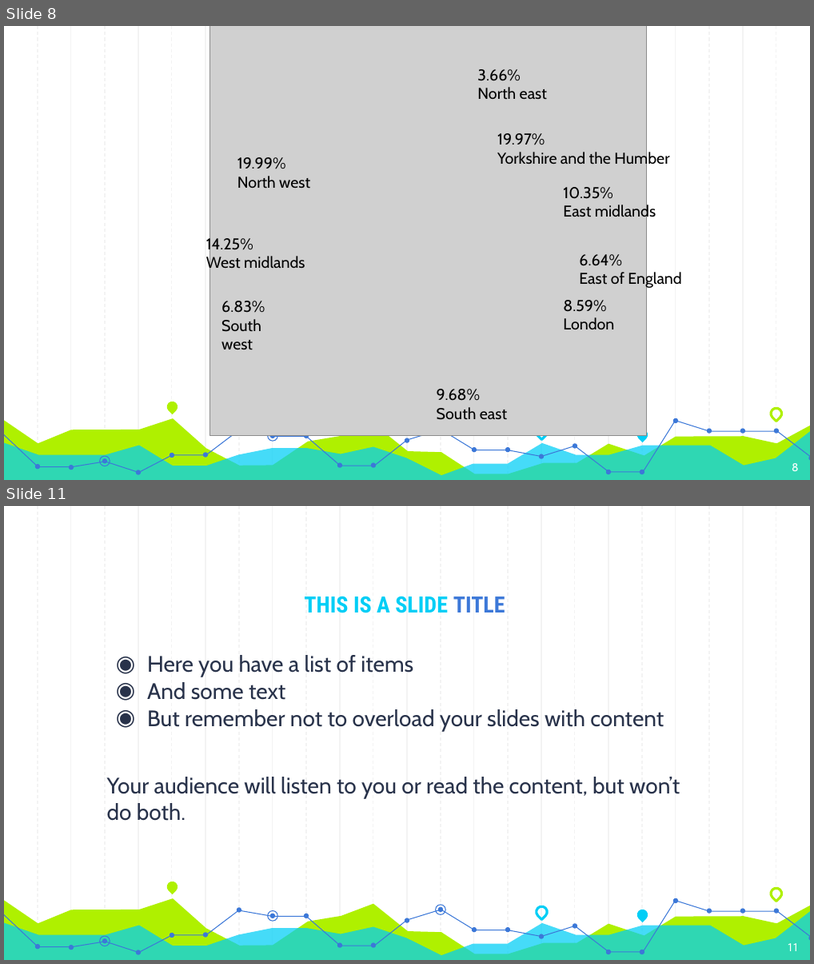
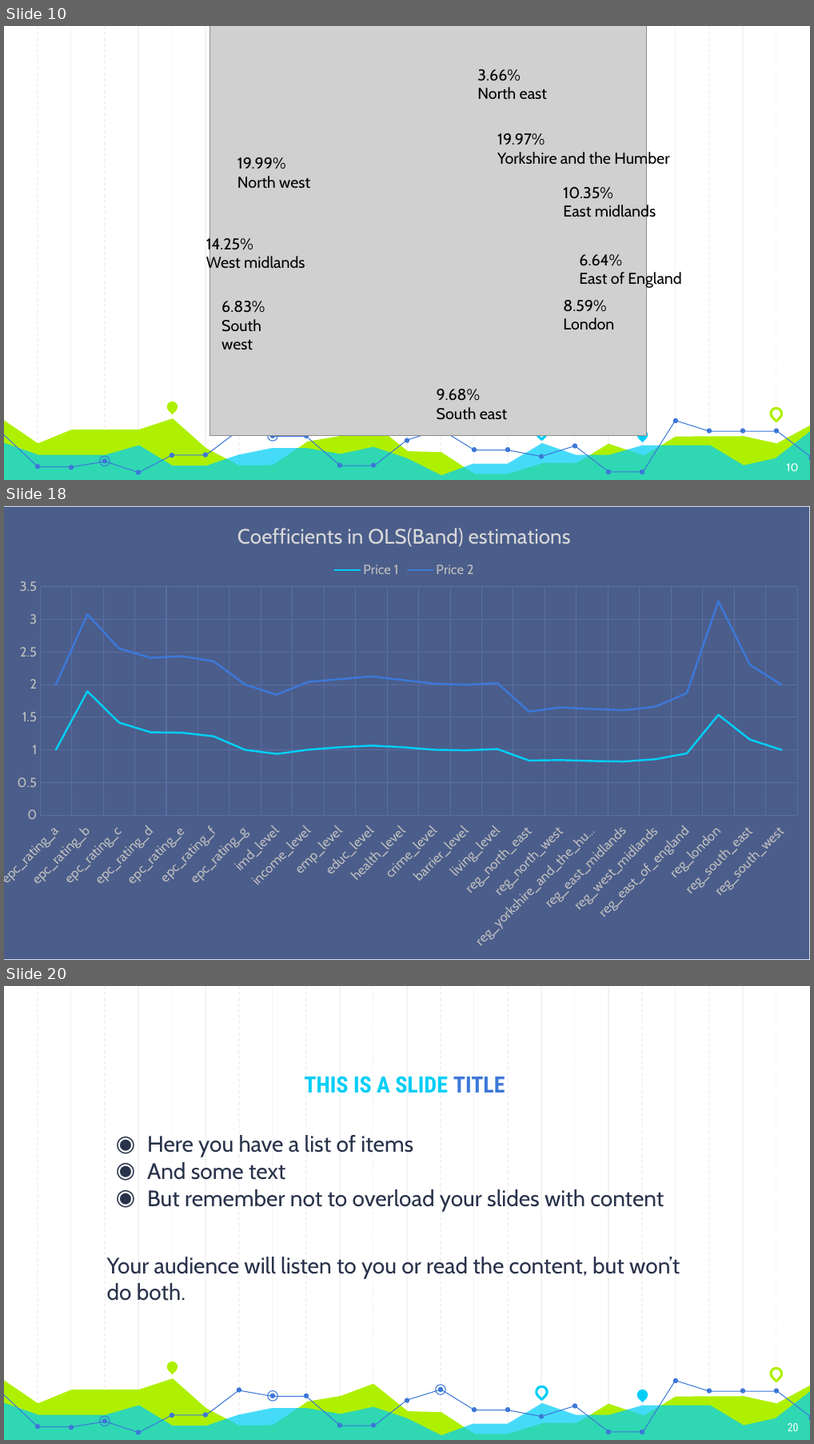
Before and after one commit to Sanchayan-Bhowal/Project-Energy-Economy, a slide deck: Project_ppt.pptx. Shown one above the other, each under a label of ours: slides 8 and 11 before the commit, slides 10, 18 and 20 after it; the slides between them are not shown. The pictures are 814x964 and 814x1444 pixels, drawn with LibreOffice and Linux fonts; fonts in the diff are those of the drawing; grey boxes stand for pictures. Boxes give left, top, right and bottom in pixels: in the first picture for what was removed or moved away, otherwise in the second. Text is boxed around its words. In the diff, an @@ line names an element or a change of style, - is before the commit and + after.

```diff
--- a/Project_ppt.pptx
+++ b/Project_ppt.pptx
@@ slide 18 added at bbox=[4, 506, 810, 960], background #FFFFFF; not listed: 23 template elements that a slide beside it also shows @@
@@ line stacked chart added at bbox=[4, 506, 810, 959] @@
+title "Coefficients in OLS(Band) estimations "
+categories: epc_rating_a, epc_rating_b, epc_rating_c, epc_rating_d, epc_rating_e, epc_rating_f, epc_rating_g, imd_level, income_level, emp_level, educ_level, health_level, crime_level, barrier_level, living_level, reg_north_east, reg_north_west, reg_yorkshire_and_the_humber, reg_east_midlands, reg_west_midlands, reg_east_of_england, reg_london, reg_south_east, reg_south_west
+Price 1: 1, 1.9, 1.4, 1.3, 1.3, 1.2, 1, 0.9, 1, 1, 1.1, 1, 1, 1, 1, 0.8, 0.8, 0.8, 0.8, 0.9, 0.9, 1.5, 1.2, 1
+Price 2: 1, 1.2, 1.1, 1.1, 1.2, 1.2, 1, 0.9, 1, 1, 1.1, 1, 1, 1, 1, 0.8, 0.8, 0.8, 0.8, 0.8, 0.9, 1.7, 1.1, 1
@@ what was slide 8 is now slide 10 @@
@@ page number at bbox=[787, 463, 799, 471]: text changed @@
-8
+10
@@ what was slide 11 is now slide 20 @@
@@ page number at bbox=[788, 1423, 799, 1431]: text changed @@
-11
+20
```
Also in this commit, not shown: 7 slides changed, 9 other slides added, 1 slide removed, 1 other file.
